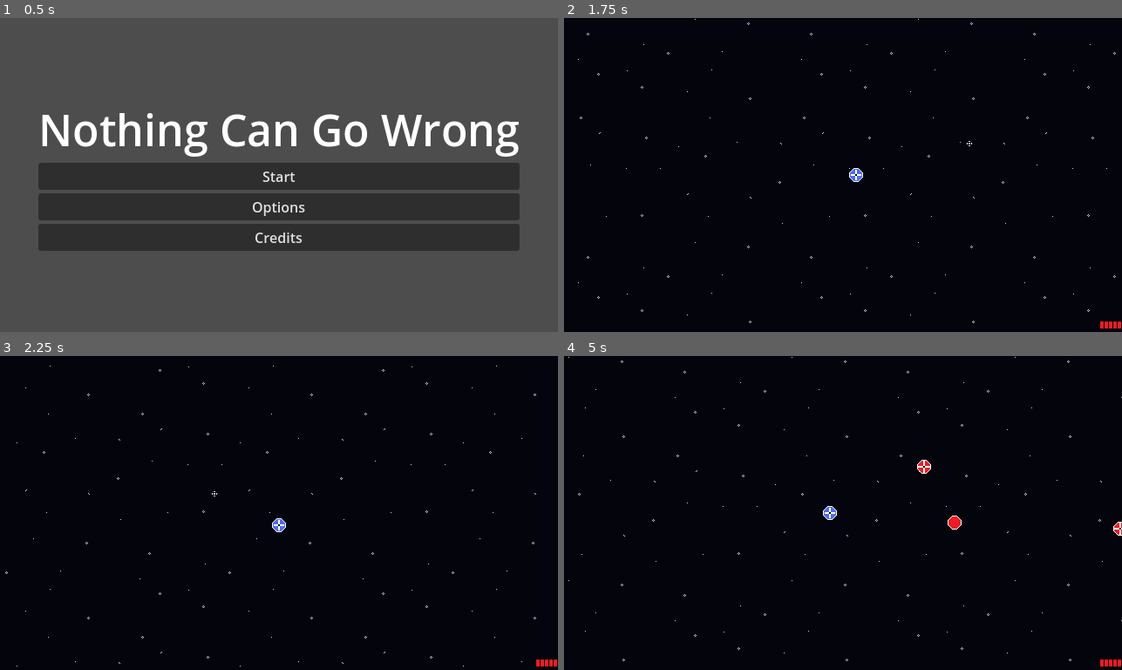
Above: before the commit, frames 1-4 (two rows, left to right).
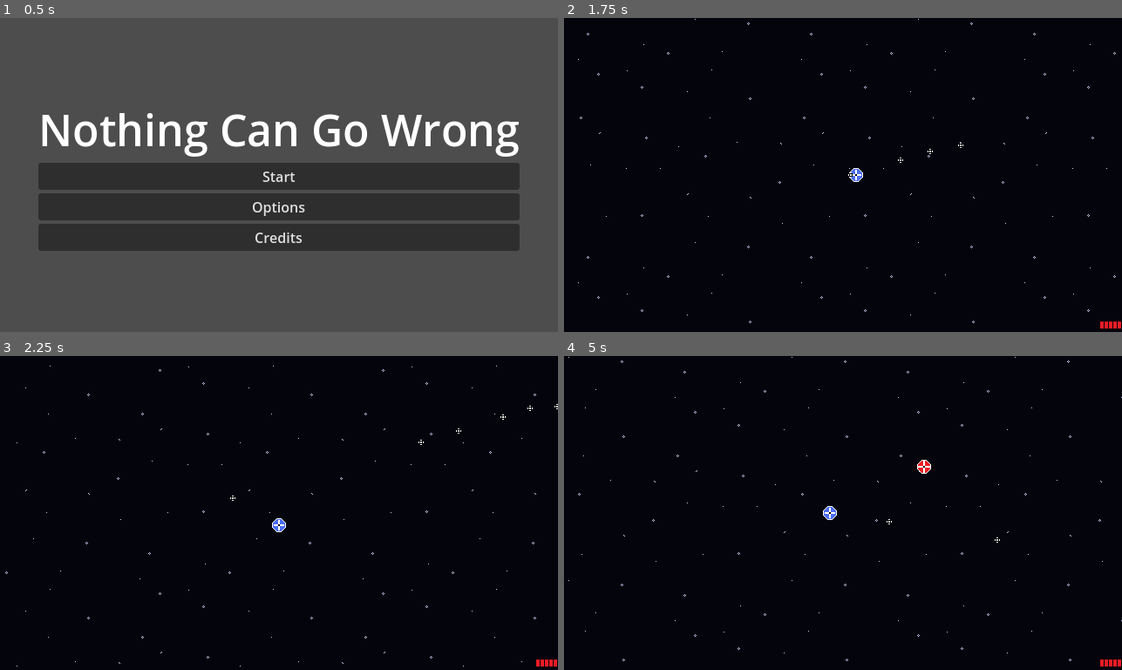
Above: after the commit, the same moments.

Repository: WinterAtne/Game-Jam
Game: Godot game, scene res://scenes/main.tscn
Two runs of this game, one before a commit and one after it. Both use one fixed random seed, a clock stepped at 60 frames per second and the inputs below.
Inputs (mouse positions are in pixels of both pictures, inside the frame that each line leads up to):
- Up to frame 1 (0.5 s): no input
- Up to frame 2 (1.75 s): click "Start" at 0.5 s; tap Enter at 1.25 s; move the mouse to (965, 159) at 1.27 s; press the mouse at (965, 159) at 1.28 s; hold D (right) from 1.28 s (still down)
- Up to frame 3 (2.25 s): move the mouse to (167, 528) at 2.02 s; release D (right) at 2.03 s; release the mouse at (167, 528) at 2.03 s; hold Down (down) from 2.03 s (still down); click (167, 528) at 2.1 s
- Up to frame 4 (5 s): move the mouse to (898, 443) at 2.77 s; release Down (down) at 2.78 s; press the mouse at (898, 443) at 2.78 s; hold D (right) 2.78-3.53 s; move the mouse to (815, 575) at 3.52 s; release the mouse at (815, 575) at 3.53 s; hold W (up) 3.53-4.28 s; click (815, 575) at 3.6 s; move the mouse to (1010, 560) at 4.27 s; press the mouse at (1010, 560) at 4.28 s; hold A (left) from 4.28 s (still down)

Frame 1 is identical in both runs. In frame 2, less than 0.1% of the frame differs, in the area x 50-74%, y 39-51%; in frame 3, less than 0.1%; in frame 4, 0.2%, in the area x 57-100%, y 50-60%.

Commit message:
Improved shooting, making it automatic but varying the time between shots

Diff:
--- a/scenes/player.gd
+++ b/scenes/player.gd
@@ -11,11 +11,14 @@
 const heal_again : float = 0.5
 const shooting_time : float = 30
 const jam_time : float = 10
+const max_time_between_shots : float = 0.25
+const min_time_between_shots : float = 0.05
 
 static var instance : Player = null
 
 var knockback : Vector2 = Vector2.ZERO
 var is_jammed : bool = false
+var can_shoot : bool = true
 
 var normal_color : Color = Color.TRANSPARENT
 @onready var return_color : Color = normal_color
@@ -55,10 +58,12 @@
 
 	move_and_slide()
 
-	# Gun logic
-	if (!is_jammed and Input.is_action_just_pressed("shoot")):
+
+func _process(_delta: float) -> void:
+	if (!is_jammed and can_shoot and Input.is_action_pressed("shoot")):
 		gun_fied.emit(position.direction_to(get_global_mouse_position()))
-
+		%ShootTimer.start(randf_range(min_time_between_shots, max_time_between_shots))
+		can_shoot = false
 
 func _on_damageable_died() -> void:
 	died.emit()
@@ -89,3 +94,7 @@
 		%JamTimer.start(jam_time)
 		%TintLayer.change_color(jam_color, color_transition_weight)
 		return_color = jam_color
+
+
+func _on_shoot_timer_timeout() -> void:
+	can_shoot = true
--- a/scenes/player.tscn
+++ b/scenes/player.tscn
@@ -49,13 +49,20 @@
 
 [node name="HealTimer" type="Timer" parent="."]
 unique_name_in_owner = true
+one_shot = true
 
 [node name="JamTimer" type="Timer" parent="."]
 unique_name_in_owner = true
 wait_time = 30.0
+one_shot = true
+
+[node name="ShootTimer" type="Timer" parent="."]
+unique_name_in_owner = true
+one_shot = true
 
 [connection signal="gun_fied" from="." to="Gun" method="shoot"]
 [connection signal="died" from="Damageable" to="." method="_on_damageable_died"]
 [connection signal="took_damage" from="Damageable" to="." method="_on_damageable_took_damage"]
 [connection signal="timeout" from="HealTimer" to="." method="_on_heal_timer_timeout"]
 [connection signal="timeout" from="JamTimer" to="." method="_on_jam_timer_timeout"]
+[connection signal="timeout" from="ShootTimer" to="." method="_on_shoot_timer_timeout"]
